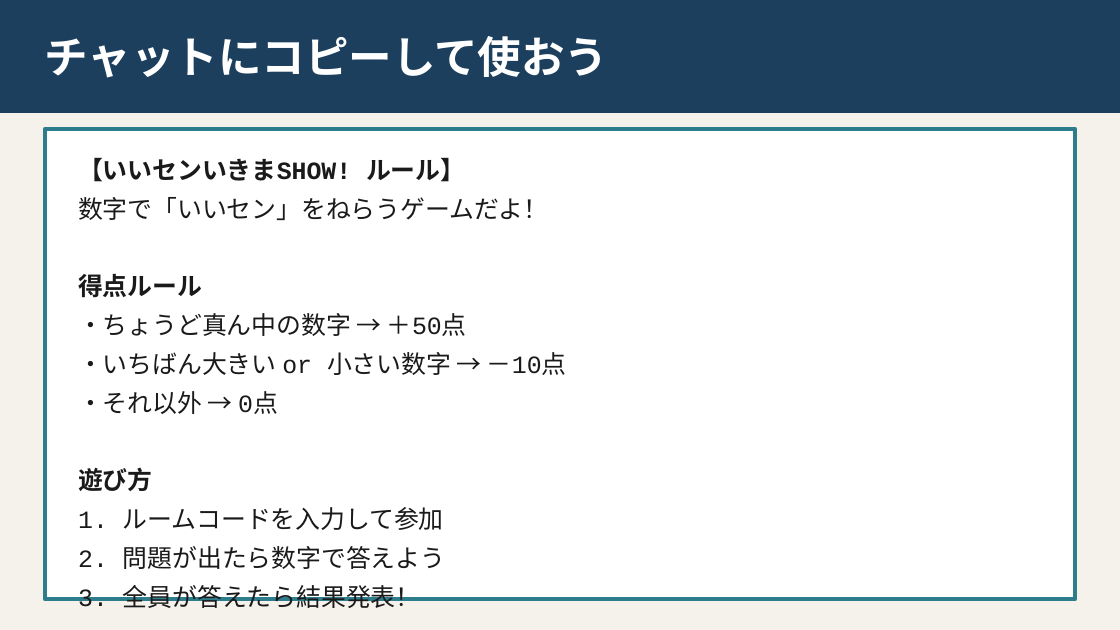
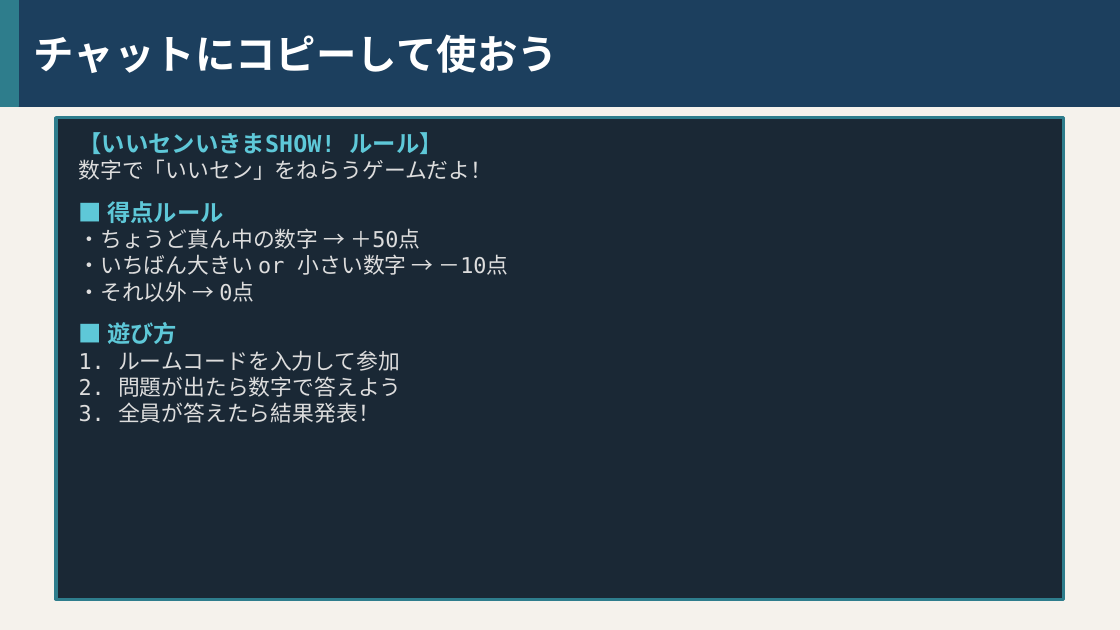
Before and after one commit to tagiiii/roomk-tools, a slide deck: slide 6 of docs/iisen-show-guide.pptx. Drawn at 1120x630 pixels with LibreOffice and Linux fonts; fonts in the diff are those of the drawing. Boxes give left, top, right and bottom in pixels: in the first picture for what was removed or moved away, otherwise in the second. Text is boxed around its words. In the diff, an @@ line names an element or a change of style, - is before the commit and + after.

```diff
--- a/docs/iisen-show-guide.pptx
+++ b/docs/iisen-show-guide.pptx
@@ rectangle: place and size @@
-rectangle at <box>0,0,1120,112</box>
+rectangle at <box>0,0,1120,106</box>
@@ rectangle added at <box>0,0,18,106</box>, fill #2E7D8C, outline #2E7D8C 1 pt @@
@@ text "チャットにコピーして使おう": place and size @@
-text "チャットにコピーして使おう" at <box>45,36,609,78</box>
+text "チャットにコピーして使おう" at <box>34,34,558,73</box>
@@ text "チャットにコピーして使おう" at <box>34,34,558,73</box>: size 28 to 26 pt, font Noto Sans CJK JP to Montserrat @@
@@ rectangle: place and size @@
-rectangle at <box>45,129,1075,599</box>
+rectangle at <box>56,118,1064,599</box>
@@ rectangle at <box>56,118,1064,599</box>: fill #FFFFFF to #1A2835; outline #2E7D8C 2.5 pt to #2E7D8C 2 pt @@
@@ text "【いいセンいきまSHOW! ルール】": place and size @@
-text "【いいセンいきまSHOW! ルール】" at <box>78,157,567,608</box>
+text "【いいセンいきまSHOW! ルール】" at <box>79,132,508,423</box>
@@ text at <box>79,132,508,423</box>: size 16 to 15 pt, text colour #1A1A1A to #5EC8D8 in "【いいセンいきまSHOW! ルール】"; font Courier New to DejaVu Sans Mono; size 16 to 14 pt, text colour #1A1A1A to #DDDDDD in "数字で「いいセン」をねらうゲームだよ！", "・ちょうど真ん中の数字 → ＋50点", "・いちばん大きい or 小さい数字 → －10点", "・それ以外 → 0点" and 3 more places; line spacing 1.3 to 1 @@
@@ text at <box>107,201,224,223</box>: text changed; size 16 to 15 pt; font Courier New to DejaVu Sans Mono; text colour #1A1A1A to #5EC8D8 @@
-得点ルール
+■ 得点ルール
@@ text at <box>107,322,177,344</box>: text changed; size 16 to 15 pt; font Courier New to DejaVu Sans Mono; text colour #1A1A1A to #5EC8D8 @@
-遊び方
+■ 遊び方
```
Also in this commit, not shown: 5 other slides changed, 2 other files.
